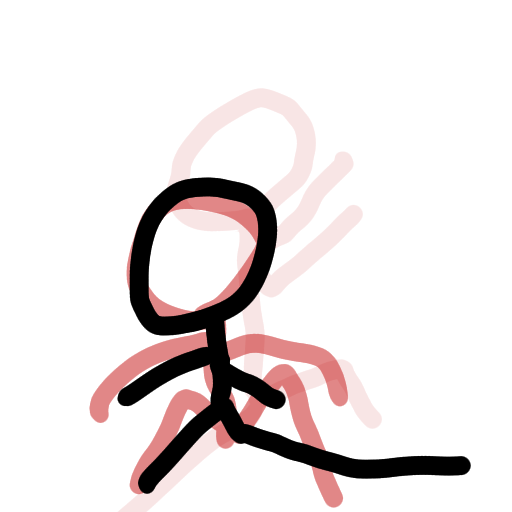
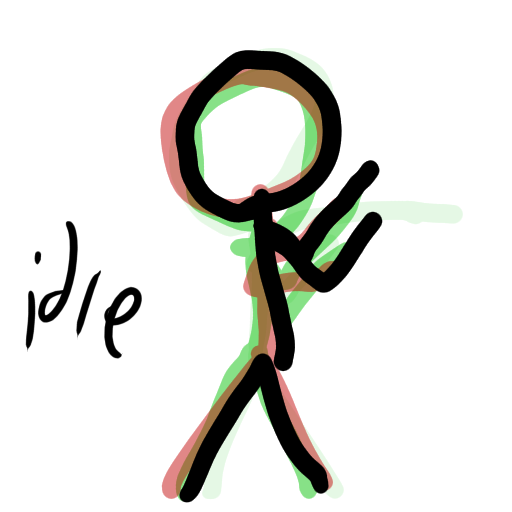
Revision of a layered 512 × 512 image; what changed, layer by layer:
added layer "tagit" above "Tausta" over [25, 192, 192, 384]
